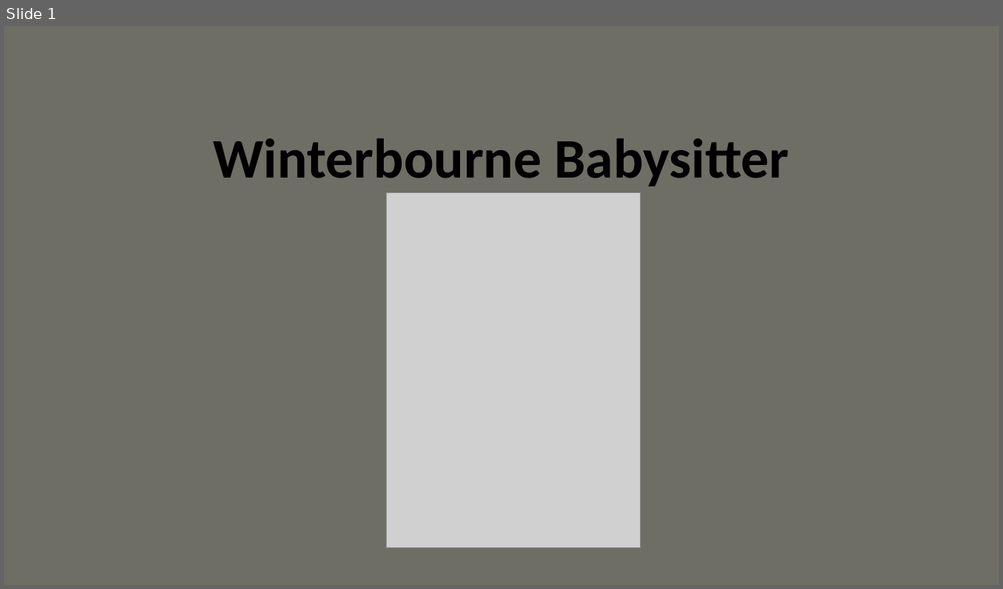
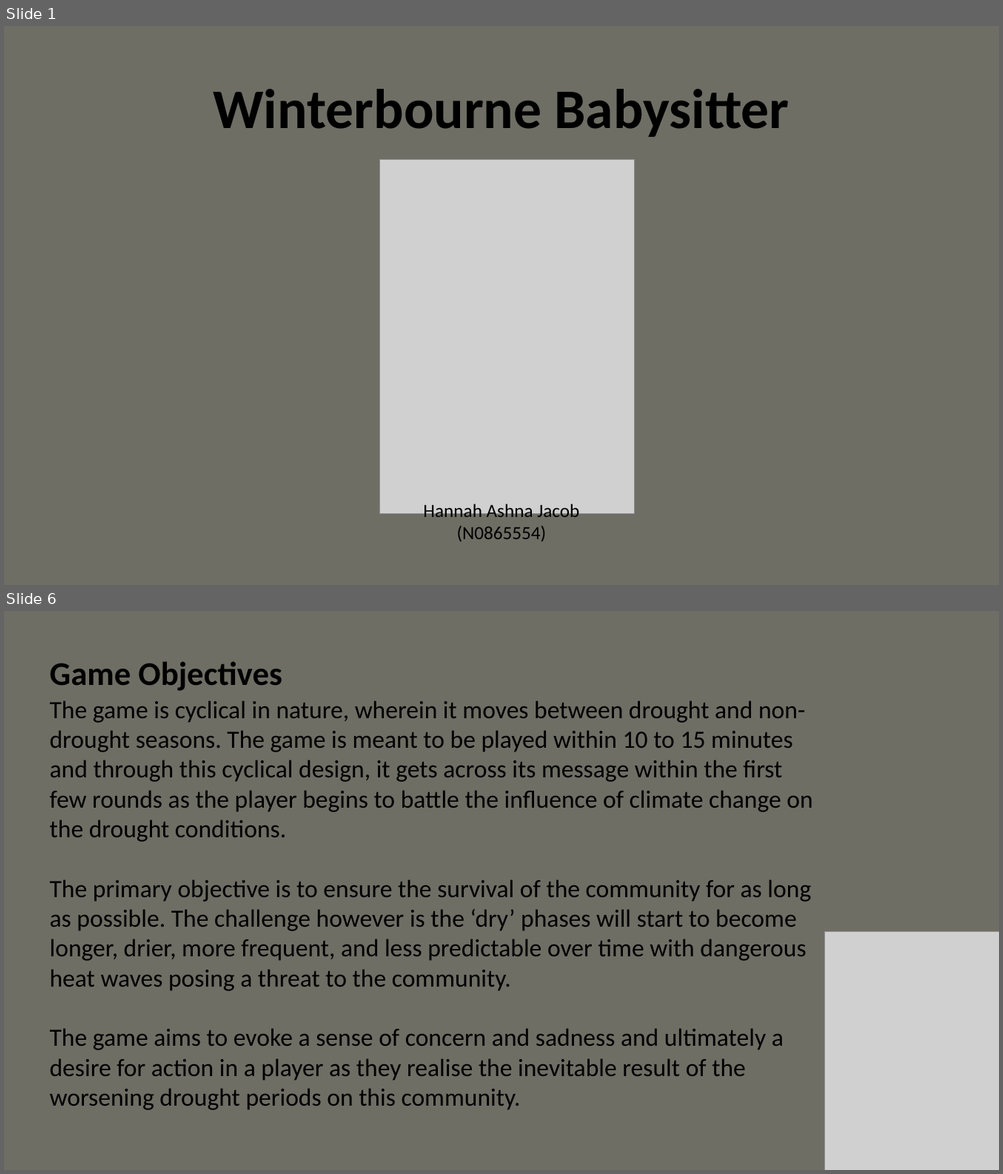
Before and after one commit to Hannah-Ashna/Winterbourne-Babysitter-Game, a slide deck: Documentation/Winterbourne Babysitter.pptx. Shown one above the other, each under a label of ours: slide 1 before the commit, slides 1 and 6 after it; the slides between them are not shown. The pictures are 1003x589 and 1003x1174 pixels, drawn with LibreOffice and Linux fonts; fonts in the diff are those of the drawing; grey boxes stand for pictures. Boxes give left, top, right and bottom in pixels: in the first picture for what was removed or moved away, otherwise in the second. Text is boxed around its words. In the diff, an @@ line names an element or a change of style, - is before the commit and + after.

```diff
--- a/Documentation/Winterbourne Babysitter.pptx
+++ b/Documentation/Winterbourne Babysitter.pptx
@@ slide 6 added at bbox=[4, 611, 999, 1170], background #6E6E65 @@
@@ text added at bbox=[50, 661, 282, 691], 32 pt, text #000000, bold @@
+Game Objectives
@@ text added at bbox=[50, 701, 812, 1111], 24 pt, text #000000 @@
+The game is cyclical in nature, wherein it moves between drought and non-drought seasons. The game is meant to be played within 10 to 15 minutes and through this cyclical design, it gets across its message within the first few rounds as the player begins to battle the influence of climate change on the drought conditions.
+The primary objective is to ensure the survival of the community for as long as possible. The challenge however is the ‘dry’ phases will start to become longer, drier, more frequent, and less predictable over time with dangerous heat waves posing a threat to the community.
+The game aims to evoke a sense of concern and sadness and ultimately a desire for action in a player as they realise the inevitable result of the worsening drought periods on this community.
@@ picture added at bbox=[825, 932, 999, 1170] @@
@@ slide 1 changed as well @@
@@ title "Winterbourne Babysitter": place and size @@
-title "Winterbourne Babysitter" at bbox=[213, 138, 789, 187]
+title "Winterbourne Babysitter" at bbox=[213, 89, 789, 137]
@@ picture: place and size @@
-picture at bbox=[386, 193, 640, 548]
+picture at bbox=[379, 159, 634, 514]
@@ text added at bbox=[423, 502, 579, 542], 18 pt, text #000000 @@
+Hannah Ashna Jacob
+(N0865554)
```
Also in this commit, not shown: 1 other slide changed, 2 other slides added.
